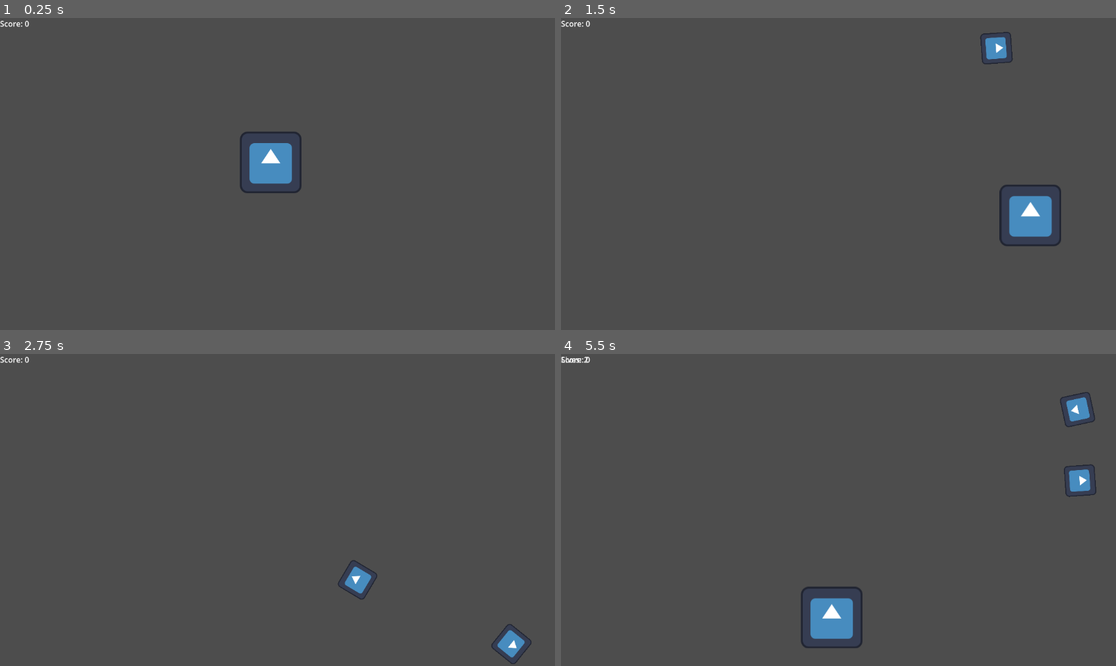
Above: before the commit, frames 1-4 (two rows, left to right).
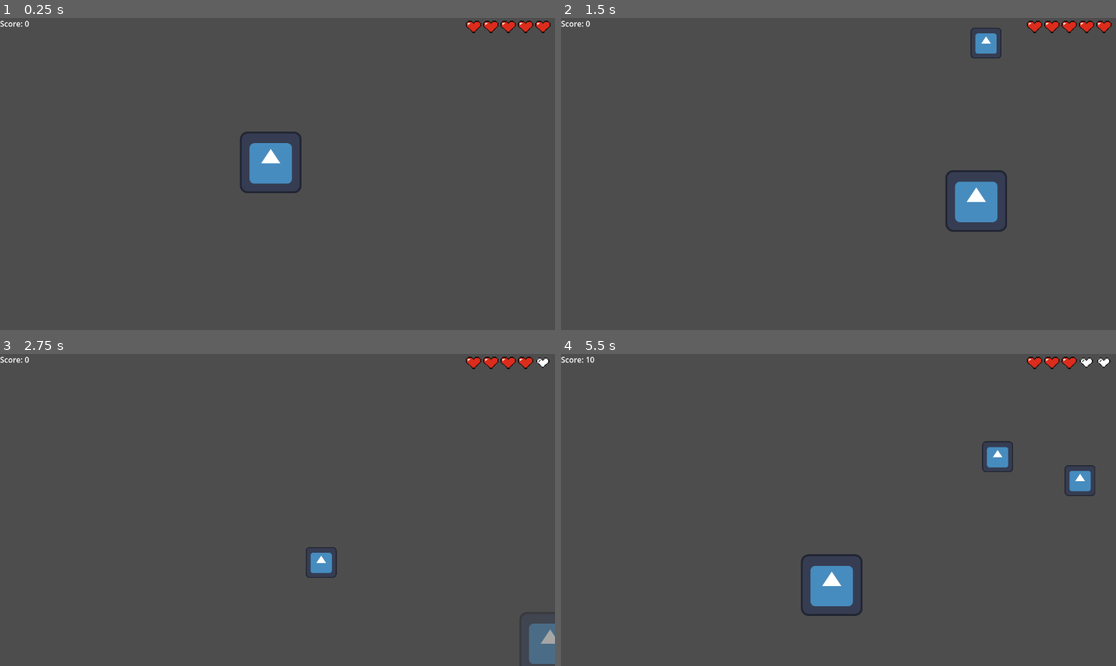
Above: after the commit, the same moments.

Repository: mgerchev03/galactic-scrap-cleaner
Game: Godot game, scene res://main.tscn
The game is run twice, just before and just after one commit, with the same random seed, the same clock (stepped at 60 frames per second) and the same inputs. The engine's default icon, where the game draws it, is replaced by a stand-in: a white triangle on a blue panel in a dark square.
Inputs:
- Up to frame 1 (0.25 s): no input
- Up to frame 2 (1.5 s): tap Enter (ui_accept) at 0.5, 0.6, 0.77, 1.07, 1.35 s; hold Right (ui_right) 0.53-1.28 s; hold Down (ui_down) from 1.28 s (still down)
- Up to frame 3 (2.75 s): tap Enter (ui_accept) at 1.52, 1.82, 2.1 s; release Down (ui_down) at 2.03 s; hold Right (ui_right) from 2.03 s (still down)
- Up to frame 4 (5.5 s): release Right (ui_right) at 2.78 s; hold Up (ui_up) 2.78-3.53 s; tap Enter (ui_accept) at 2.85, 3.02, 3.32, 3.6, 3.77, 4.07, 4.35, 4.52, 4.82, 5.1 s; hold Left (ui_left) 3.53-5.03 s; hold Down (ui_down) from 5.03 s (still down)

The runs differ from the first frame. In frame 1, 0.4% of the frame differs, in the area x 83-100%, y 0-5%; in frame 2, 3.3%, in the area x 69-100%, y 0-74%; in frame 3, 1.9%; in frame 4, 3.1%.

Commit message:
Fixed player speed, score and indentation errors

Diff:
--- a/main.gd
+++ b/main.gd
@@ -2,25 +2,54 @@
 
 var scrap_scene = preload("res://scrap.tscn")
 var score = 0
-var lives = 3
+var lives = 5
 var base_scrap_speed = 350
+var is_game_over = false
+
+@onready var heart_nodes = [
+	$CanvasLayer/UI/HealthBar/Hearth_1,
+	$CanvasLayer/UI/HealthBar/Hearth_2,
+	$CanvasLayer/UI/HealthBar/Hearth_3,
+	$CanvasLayer/UI/HealthBar/Hearth_4,
+	$CanvasLayer/UI/HealthBar/Hearth_5
+]
+
+var heart_full = preload("res://Full_Hearth.png")
+var heart_empty = preload("res://Empty_Hearth.png")
 
 @onready var timer = $Timer
 @onready var player = $Player
 @onready var score_label = $CanvasLayer/ScoreLabel
-@onready var lives_label = $CanvasLayer/LivesLabel
+@onready var go_label = $CanvasLayer/GameOverLabel
 
 func _ready():
-	# ГАРАНТИРАМЕ, ЧЕ ИГРАТА ТРЪГВА
+	# Уверяваме се, че всичко е активно в началото
 	Engine.time_scale = 1
 	timer.wait_time = 1.0
-	timer.start() # Пускаме таймера ръчно за всеки случай
+	timer.start()
+	is_game_over = false
+	if go_label: go_label.visible = false
+	update_health_ui(lives)
+
+func _process(_delta):
+	# Рестартът винаги работи, защото не замразяваме Engine.time_scale
+	if is_game_over and Input.is_action_just_pressed("ui_accept"):
+		get_tree().reload_current_scene()
+
+func update_health_ui(current_health: int):
+	for i in range(heart_nodes.size()):
+		if heart_nodes[i] != null:
+			if i < current_health:
+				heart_nodes[i].texture = heart_full
+			else:
+				heart_nodes[i].texture = heart_empty
 
 func _on_timer_timeout():
+	if is_game_over: return
+
 	var scrap = scrap_scene.instantiate()
 	var screen_size = get_viewport_rect().size
 
-	# Избор на страна
 	var side = randi() % 4
 	var spawn_pos = Vector2.ZERO
 	match side:
@@ -32,29 +61,66 @@
 	scrap.position = spawn_pos
 	add_child(scrap)
 
-	# Задаваме посоката веднага след добавяне
 	if player:
 		scrap.direction = (player.global_position - spawn_pos).normalized()
 		scrap.speed = base_scrap_speed
 
 	scrap.hit_player.connect(_on_player_hit)
+	# В main.gd вътре в _on_timer_timeout
 	scrap.tree_exited.connect(func(): _on_scrap_dodged(scrap))
 
+# В най-горната част на main.gd при другите променливи
+var is_invincible = false
+
 func _on_player_hit():
+	# Сега main.gd знае какво е is_game_over и lives, защото те са тук!
+	if is_game_over or is_invincible: return
+
+	is_invincible = true
 	lives -= 1
-	lives_label.text = "Lives: " + str(lives)
+	update_health_ui(lives)
+
 	if lives <= 0:
 		game_over()
+	else:
+		# Тъй като сме в main.gd, ползваме @onready променливата player
+		if player:
+			player.modulate.a = 0.5
+			await get_tree().create_timer(0.5).timeout
+			player.modulate.a = 1.0
+		is_invincible = false
 
 func _on_scrap_dodged(scrap_node):
-	if is_instance_valid(scrap_node) and scrap_node.position.x > -1000:
-		score += 10
-		score_label.text = "Score: " + str(score)
-		if score % 50 == 0:
-			timer.wait_time = max(timer.wait_time - 0.1, 0.2)
-			base_scrap_speed += 30
+	if is_game_over: return
+	if scrap_node.already_hit == true: return
+
+	score += 10
+	score_label.text = "Score: " + str(score)
+
+	if score % 50 == 0: # 1 Tab
+		timer.wait_time = max(timer.wait_time - 0.1, 0.4) # 2 Tabs
+		base_scrap_speed += 40 # 2 Tabs
+		if player: # 2 Tabs
+			player.speed += 25 # 3 Tabs
+
+		# НОВО: Забързваме и играча, за да може да избяга!
+		if player:
+			player.speed += 20 # Можеш да промениш числото за по-добър баланс
 
 func game_over():
-	Engine.time_scale = 0
-	var go_label = find_child("GameOverLabel", true, false)
-	if go_label: go_label.visible = true
+	is_game_over = true
+	timer.stop() # Спираме таймера за нови боклуци
+
+	if go_label:
+		go_label.text = "GAME OVER\nPress SPACE to Restart"
+		# ТОВА Е КЛЮЧЪТ: Центрираме текста в средата на екрана
+		go_label.set_anchors_and_offsets_preset(Control.PRESET_CENTER)
+		go_label.visible = true
+
+	# Спираме движението на играча
+	if player:
+		player.set_process(false)
+		player.set_physics_process(false)
+
+	# Правим всички сърца празни (вече с Hearth_1)
+	update_health_ui(0)
--- a/main.tscn
+++ b/main.tscn
@@ -2,6 +2,7 @@
 
 [ext_resource type="Script" uid="uid://crjuadi3iwdf5" path="res://main.gd" id="1_0xm2m"]
 [ext_resource type="PackedScene" uid="uid://de4ksq2l07ta7" path="res://player.tscn" id="1_ig7tw"]
+[ext_resource type="Texture2D" uid="uid://dam3dn1fku2gh" path="res://Full_Hearth.png" id="3_h2yge"]
 
 [node name="Main" type="Node2D" unique_id=1175110132]
 script = ExtResource("1_0xm2m")
@@ -19,13 +20,57 @@
 offset_bottom = 23.0
 text = "Score: 0"
 
-[node name="LivesLabel" type="Label" parent="CanvasLayer" unique_id=115835525]
-offset_right = 40.0
-offset_bottom = 23.0
-
 [node name="GameOverLabel" type="Label" parent="CanvasLayer" unique_id=1250250831]
 visible = false
 offset_right = 40.0
 offset_bottom = 23.0
 
+[node name="UI" type="CanvasLayer" parent="CanvasLayer" unique_id=820465121]
+
+[node name="HealthBar" type="HBoxContainer" parent="CanvasLayer/UI" unique_id=610359335]
+anchors_preset = -1
+anchor_left = 0.96400005
+anchor_top = 0.024
+anchor_right = 0.96400005
+anchor_bottom = 0.024
+offset_left = -143.52808
+offset_top = -14.552
+offset_right = 38.471924
+offset_bottom = 19.448
+
+[node name="Hearth_1" type="TextureRect" parent="CanvasLayer/UI/HealthBar" unique_id=1224227775]
+custom_minimum_size = Vector2(32, 32)
+layout_mode = 2
+texture = ExtResource("3_h2yge")
+expand_mode = 1
+stretch_mode = 5
+
+[node name="Hearth_2" type="TextureRect" parent="CanvasLayer/UI/HealthBar" unique_id=2098758293]
+custom_minimum_size = Vector2(32, 32)
+layout_mode = 2
+texture = ExtResource("3_h2yge")
+expand_mode = 1
+stretch_mode = 5
+
+[node name="Hearth_3" type="TextureRect" parent="CanvasLayer/UI/HealthBar" unique_id=1895287053]
+custom_minimum_size = Vector2(32, 32)
+layout_mode = 2
+texture = ExtResource("3_h2yge")
+expand_mode = 1
+stretch_mode = 5
+
+[node name="Hearth_4" type="TextureRect" parent="CanvasLayer/UI/HealthBar" unique_id=237229167]
+custom_minimum_size = Vector2(32, 32)
+layout_mode = 2
+texture = ExtResource("3_h2yge")
+expand_mode = 1
+stretch_mode = 5
+
+[node name="Hearth_5" type="TextureRect" parent="CanvasLayer/UI/HealthBar" unique_id=550248415]
+custom_minimum_size = Vector2(32, 32)
+layout_mode = 2
+texture = ExtResource("3_h2yge")
+expand_mode = 1
+stretch_mode = 5
+
 [connection signal="timeout" from="Timer" to="." method="_on_timer_timeout"]
--- a/player.gd
+++ b/player.gd
@@ -1,6 +1,6 @@
 extends CharacterBody2D
 
-var speed = 550
+var speed = 400 # Тази стойност ще я променяме от main.gd
 
 func _physics_process(_delta):
 	var direction = Input.get_vector("ui_left", "ui_right", "ui_up", "ui_down")
--- a/scrap.gd
+++ b/scrap.gd
@@ -4,19 +4,22 @@
 
 var speed = 350
 var direction = Vector2.ZERO
+var already_hit = false # Флаг, който спира двойното отчитане
 
+# В scrap.gd вътре в _process
 func _process(delta):
-	if direction == Vector2.ZERO:
-		return
+	# ... движението ти ...
+	position += direction * speed * delta
 
-	position += direction * speed * delta
-	rotation += 3 * delta
-
-	if position.length() > 5000:
-		queue_free()
+	# Проверяваме дали е излязъл от границите на екрана (с малко буфер от 200 пиксела)
+	var screen_size = get_viewport_rect().size
+	if position.x < -200 or position.x > screen_size.x + 200 or \
+	   position.y < -200 or position.y > screen_size.y + 200:
+		queue_free() # Веднага щом излезе, се трие и дава точки!
 
 func _on_body_entered(body):
-	if body.name == "Player":
-		hit_player.emit()
-		position = Vector2(-2000, -2000)
-		queue_free()
+	# Проверяваме дали удряме играча и дали вече не сме го ударили
+	if body.name == "Player" and not already_hit:
+		already_hit = true
+		hit_player.emit() # Пращаме сигнал на main.gd да вземе живот
+		queue_free() # Изтриваме боклука веднага
Binary file added: Empty_Hearth.png
Not shown, added: Empty_Hearth.png.import
Binary file added: Full_Hearth.png
Not shown, added: Full_Hearth.png.import
Not shown, added: export_presets.cfg
